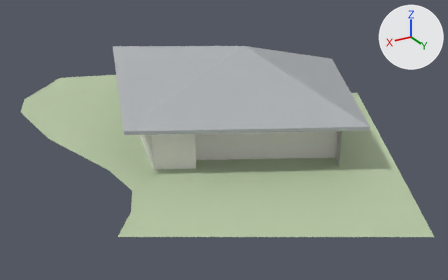
Renders of the glTF model projets/herzog de meuron/atelier hansaallee/atelier.glb from each side of a commit.
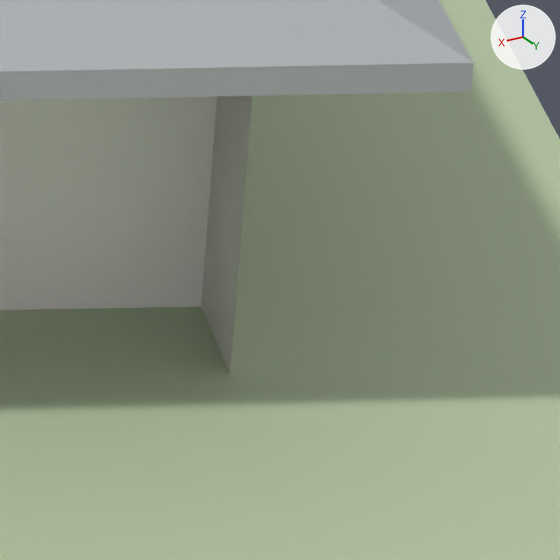
Each version appears first whole from a 50 mm lens placed at (42.8, 66.2, 32.5), pointed at (2.8, -0.5, -0.8), and next in a close-up on the part from 69% to 85% of the width and 42% to 68% of the height. Arrows for +X, +Y and +Z are at upper right; the lights stay in place. The older version's two pictures come first. Vertices at exactly the same position are counted once.

Script lines for the objects in view, before the commit:
```python
me_murs = bpy.data.meshes.new('murs')
me_murs.from_pydata(...)  # 30 vertices, 30 faces; spans x -15.8..15.6, y -26.0..15.2, z 0.0..8.6
me_murs.materials.append(mat_defaultmaterial_001)
# before: 0 (-5.3, 13.0, 0.0) at pixel (200, 306), 1 (-5.3, 13.0, 6.8), 26 (-4.0, 15.2, 0.0) at pixel (230, 374), 27 (-4.0, 15.2, 6.7), 28 (-4.1, 15.0, 0.0) at pixel (227, 367)
# before: 29 (-4.1, 15.0, 6.8)
me_parcelle = bpy.data.meshes.new('parcelle')
me_parcelle.from_pydata(...)  # 14 vertices, 12 faces; spans x -24.7..24.9, y -36.9..32.2, z 0.0
me_parcelle.materials.append(mat_defaultmaterial_003)
me_toit = bpy.data.meshes.new('toit')
me_toit.from_pydata(...)  # 10 vertices, 16 faces; spans x -19.8..19.4, y -27.5..18.5, z 5.6..12.0
me_toit.materials.append(mat_defaultmaterial)
ob_murs = bpy.data.objects.new('murs', me_murs)
ob_murs.location = (0.0, 0.0, 0.0)
ob_parcelle = bpy.data.objects.new('parcelle', me_parcelle)
ob_parcelle.location = (0.0, 0.0, 0.0)
ob_toit = bpy.data.objects.new('toit', me_toit)
ob_toit.location = (0.0, 0.0, 0.0)
```
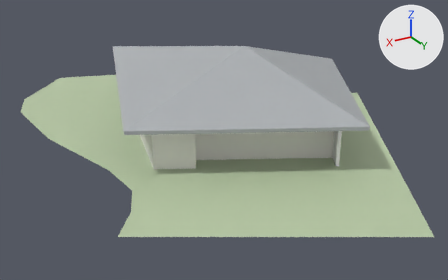
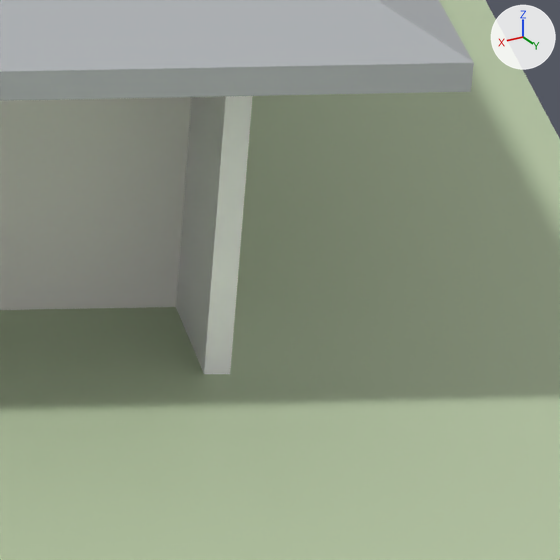
Commit message: Hansaallee : mur prolongé côté ouest épaissi à 40 cm

Location of each change, [x1, y1, x2, y2] in pixels of the close-ups (560 x 560 px):
'mur_ouest_prolonge', added: after [176, 96, 253, 374]
part 1 of me_murs, deleted: before [201, 96, 253, 373]

The change, as a list of edits to the scene's bpy script:
```text
Add mat_defaultmaterial_004:
    mat_defaultmaterial_004 = principled_material('DefaultMaterial.004')
    mat_defaultmaterial_004.base_color = (1.0, 1.0, 1.0)  # white #ffffff
Change me_murs:
    used by ob_murs; location = (0.0, 0.0, 0.0)
    verts and faces of me_murs; kept vertices keep their numbers, new ones are numbered from 30
    remove me_murs.from_pydata(...)  # 30 vertices, 30 faces; spans x -15.8..15.6, y -26.0..15.2, z 0.0..8.6
    add me_murs.from_pydata(...)  # 26 vertices, 26 faces; spans x -15.8..15.6, y -26.0..13.0, z 0.0..8.6
    me_murs part 1
    add delete_vertices([*range(26, 30)])  # with the faces that use them
Add me_mur_ouest_prolonge:
    me_mur_ouest_prolonge.from_pydata([(-5.26, 13.04, 6.78), (-4.03, 15.17, 6.66), (-4.03, 15.17, 0.0), (-5.26, 13.04, 0.0), (-3.68, 14.97, 6.66), (-3.68, 14.97, 0.0), (-4.91, 12.84, 6.78), (-4.91, 12.84, 0.0)], [], [(0, 1, 2), (0, 2, 3), (1, 4, 5), (1, 5, 2), (4, 6, 7), (4, 7, 5), (6, 0, 3), (6, 3, 7), (6, 4, 1), (6, 1, 0), (3, 2, 5), (3, 5, 7)])
    me_mur_ouest_prolonge.materials.append(mat_defaultmaterial_004)  # white #ffffff
Add ob_mur_ouest_prolonge:
    ob_mur_ouest_prolonge = bpy.data.objects.new('mur_ouest_prolonge', me_mur_ouest_prolonge)
    ob_mur_ouest_prolonge.location = (0.0, 0.0, 0.0)
```
